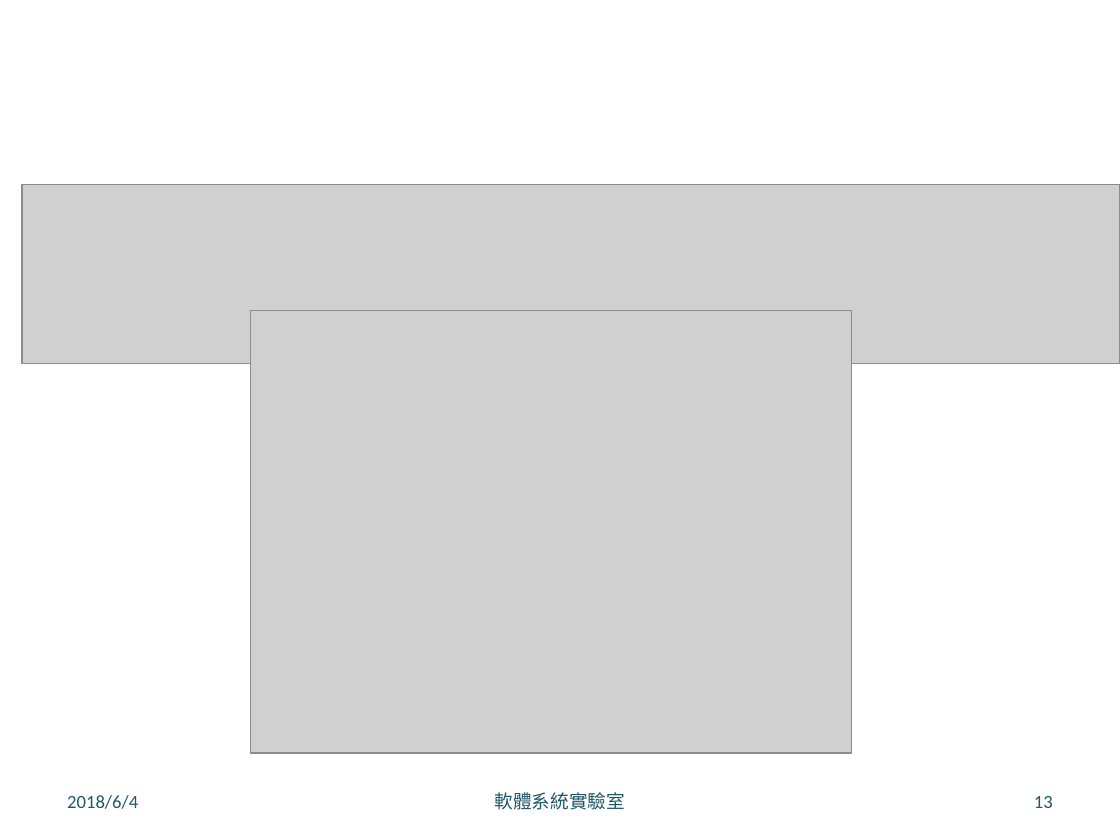
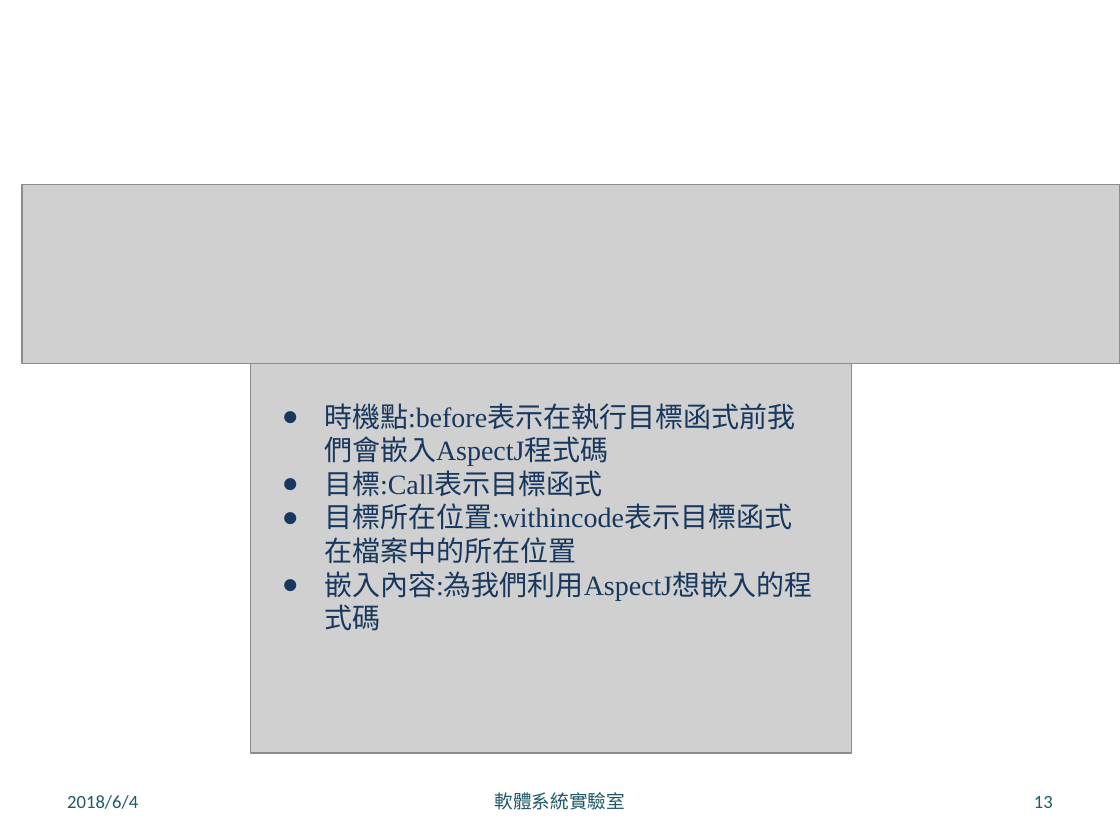
Before and after one commit to LeoLiu1209/Robusta-Thesis, a slide deck: slide 13 of 口試簡報 .pptx. Drawn at 1120x840 pixels with LibreOffice and Linux fonts; fonts in the diff are those of the drawing; grey boxes stand for pictures; background and template pictures are left out. Boxes give left, top, right and bottom in pixels: in the first picture for what was removed or moved away, otherwise in the second. Text is boxed around its words. In the diff, an @@ line names an element or a change of style, - is before the commit and + after.

```diff
--- a/口試簡報 .pptx
+++ b/口試簡報 .pptx
@@ text added at box(324, 403, 812, 601), 18 pt, text #17375E @@
+● 時機點:before表示在執行目標函式前我們會嵌入AspectJ程式碼
+● 目標:Call表示目標函式
+● 目標所在位置:withincode表示目標函式在檔案中的所在位置
+● 嵌入內容:為我們利用AspectJ想嵌入的程式碼
```
Also in this commit, not shown: 5 other slides changed, 29 slides added, 1 other file.
